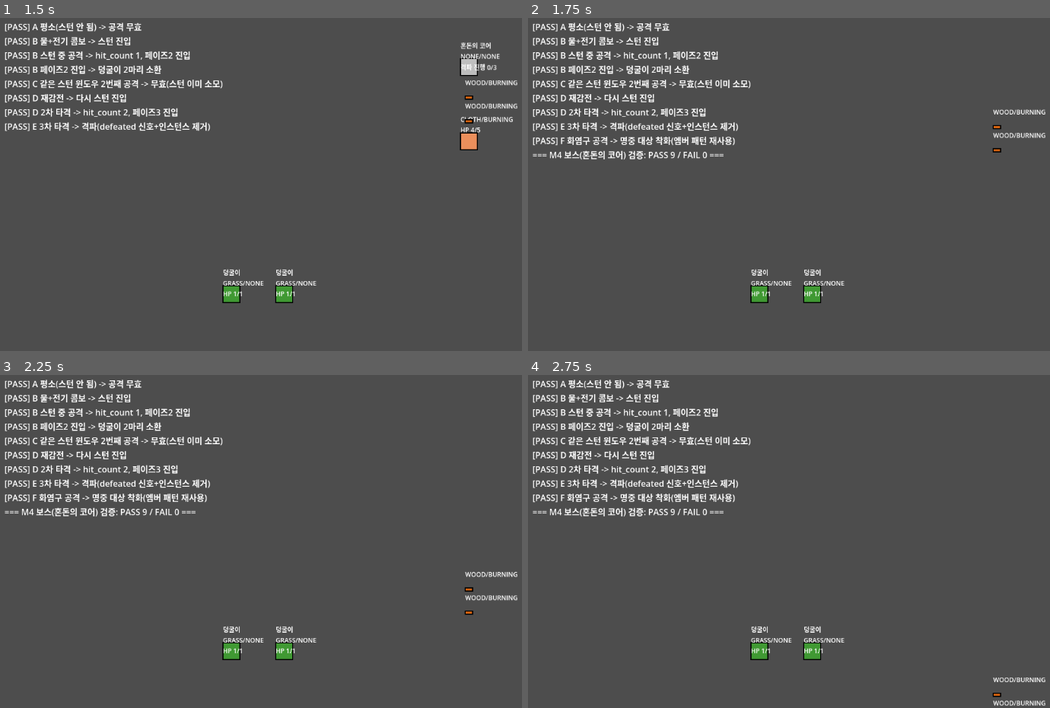
Above: before the commit, frames 1-4 (two rows, left to right).
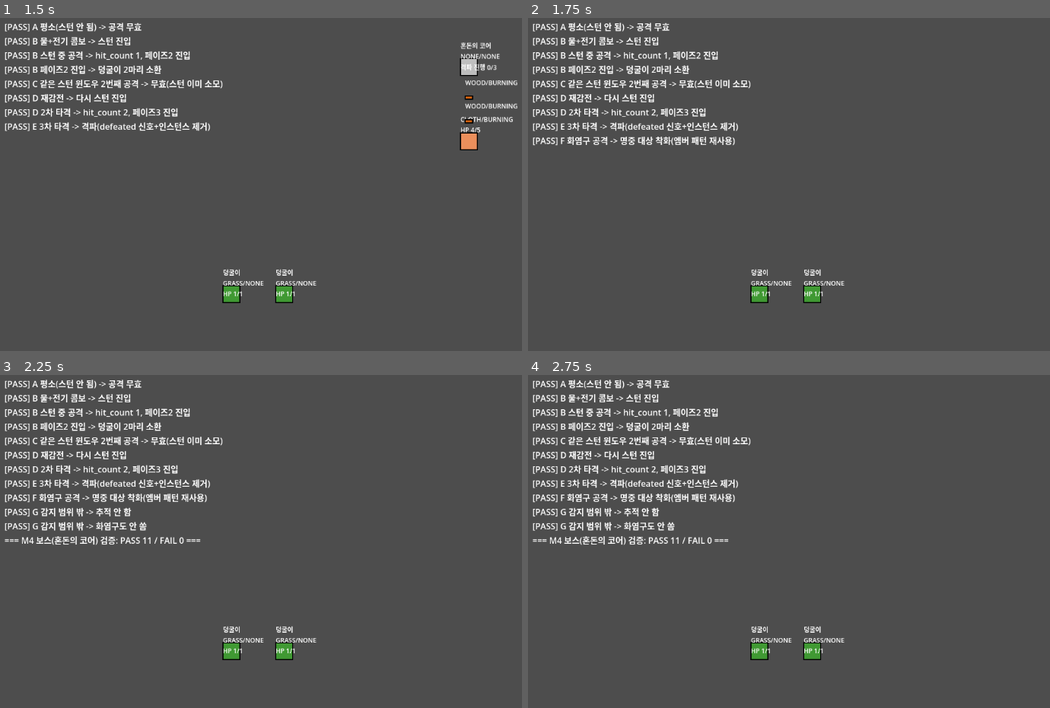
Above: after the commit, the same moments.

Repository: 50seok/ZeldaLike
Game: Godot game, scene res://scenes/m4_boss_test/m4_boss_test.tscn
Two runs of this game, one before a commit and one after it. Both use one fixed random seed, a clock stepped at 60 frames per second and the inputs below. This scene is started directly instead of the project's main scene.
Inputs:
- Up to frame 1 (1.5 s): tap Enter at 0.5, 0.6 s; hold Right (ui_right) 0.53-1.28 s; tap Space at 0.77 s; hold Down (ui_down) from 1.28 s (still down); tap Keypad Enter at 1.35 s
- Up to frame 2 (1.75 s): keep holding Down (ui_down); tap Space at 1.52 s
- Up to frame 3 (2.25 s): release Down (ui_down) at 2.03 s; hold Right (ui_right) from 2.03 s (still down); tap C at 2.1 s
- Up to frame 4 (2.75 s): keep holding Right (ui_right)

Frame 1 is identical in both runs. In frame 2, 0.6% of the frame differs, in the area x 0-100%, y 27-43%; in frame 3, 1.5%, in the area x 0-100%, y 39-72%; in frame 4, 1.5%.

Commit message:
fix: 보스가 감지 범위 없이 다른 방 플레이어까지 조준+사격하던 버그 수정
실측 지적("던전에서 다른 방에 있는데 보스 화염구에 맞음") - '방'은 실제
벽이 아니라 카메라 존일 뿐이라(§4.2), ChaosCore에 감지 범위가 없으면
플레이어가 몇 개 방 떨어져 있어도 계속 조준해서 화염구를 쏘고, 그 화염구는
문/벽을 그냥 관통해 날아가 결국 다른 방까지 도달했음.

detect_radius(650 - boss_test.tscn 아레나 대각선은 덮되 던전 방 하나 밖으로는
안 나가는 값) 추가, 범위 밖이면 추적도 사격도 안 함.

검증: m4_boss_test에 신규 케이스 2건(범위 밖 추적 안 함/사격 안 함) - 추가
하면서 기존 테스트의 정리 안 된 더미 플레이어/화염구가 다음 테스트에 새는
버그도 같이 발견해 수정. 전체 15개 스위트 139/139 회귀 유지.

Diff:
--- a/project/scenes/m4_boss_test/m4_boss_test.gd
+++ b/project/scenes/m4_boss_test/m4_boss_test.gd
@@ -43,6 +43,7 @@
 func _run_all_tests() -> void:
 	await _test_full_defeat_loop()
 	await _test_fireball_attack()
+	await _test_out_of_range_does_not_attack()
 
 
 ## 콤보 3회(물+전기 스턴 → 공격 1회) 전체 흐름을 하나로 이어서 확인 -
@@ -113,7 +114,10 @@
 	target.max_hearts = 5.0
 	target.global_position = Vector2(900, 250)
 	add_child(target)
-	add_child(_dummy_player_at(Vector2(900, 250)))
+	# 그룹 "player"에 계속 남아있으면 이후 테스트(G)의 보스가 이 더미를 먼저
+	# 찾아버려서 반드시 정리해야 한다(실측 확인 - G가 원인불명으로 계속 실패).
+	var dummy_player := _dummy_player_at(Vector2(900, 250))
+	add_child(dummy_player)
 	await get_tree().physics_frame
 	await get_tree().create_timer(0.6).timeout
 
@@ -121,16 +125,51 @@
 
 	boss.queue_free()
 	target.queue_free()
+	dummy_player.queue_free()
+	_clear_fireballs()  # 0.6초 내내 쐈으니 아직 아무것도 못 맞히고 날아다니는 화염구가 남을 수 있음
 	await get_tree().create_timer(0.1).timeout
 
 
 ## ChaosCore가 플레이어 방향을 조준하려면 그룹 "player"에 뭔가 있어야 한다 -
 ## 실제 Player 대신 위치만 맞춘 더미로 충분(화염구 조준 대상 역할만 필요).
+func _clear_fireballs() -> void:
+	for child in get_children():
+		if child is Arrow:
+			child.queue_free()
+
+
 func _dummy_player_at(pos: Vector2) -> Node2D:
 	var dummy := Node2D.new()
 	dummy.global_position = pos
 	dummy.add_to_group("player")
 	return dummy
+
+
+## 실측 지적("던전 다른 방에 있는데 보스 화염구에 맞음") 재발 방지 - "방"이
+## 실제 벽이 아니라 카메라 존일 뿐이라, 감지 범위 없이는 보스가 몇 개 방
+## 떨어진 플레이어도 계속 조준+사격했다. detect_radius 밖이면 추적도 사격도
+## 안 해야 한다.
+func _test_out_of_range_does_not_attack() -> void:
+	var boss := ChaosCore.new()
+	boss.global_position = Vector2(1300, 100)
+	boss.fireball_cooldown = 0.05
+	add_child(boss)
+
+	var far_player := _dummy_player_at(Vector2(1300 + boss.detect_radius + 200, 100))
+	add_child(far_player)
+	await get_tree().physics_frame
+	var pos_before := boss.global_position
+	await get_tree().create_timer(0.3).timeout
+
+	_check("G 감지 범위 밖 -> 추적 안 함", boss.global_position.is_equal_approx(pos_before))
+	# _fire_at()은 항상 get_parent().add_child(fireball)이라, 보스의 부모(=이 테스트
+	# 씬 자신)의 자식 목록에서 화염구(Arrow) 생성 여부를 직접 확인한다.
+	var fireballs := get_children().filter(func(n): return n is Arrow)
+	_check("G 감지 범위 밖 -> 화염구도 안 쏨", fireballs.is_empty())
+
+	boss.queue_free()
+	far_player.queue_free()
+	await get_tree().create_timer(0.1).timeout
 
 
 func _print_summary() -> void:
--- a/project/scripts/combat/chaos_core.gd
+++ b/project/scripts/combat/chaos_core.gd
@@ -18,6 +18,7 @@
 @export var fireball_damage: float = 0.5
 @export var stun_duration: float = 3.0
 @export var chase_distance: float = 60.0
+@export var detect_radius: float = 650.0  # boss_test.tscn 아레나 전체(대각선 약 636)를 덮되, 던전 방 하나(800x600) 밖까지는 안 나가는 값
 
 var phase: Phase = Phase.ONE
 var hit_count: int = 0
@@ -89,6 +90,12 @@
 		return
 
 	var to_player: Vector2 = _player.global_position - global_position
+	# "방"이 실제 벽이 아니라 카메라 존일 뿐이라(§4.2), 감지 범위가 없으면 플레이어가
+	# 몇 개 방 떨어져 있어도 계속 조준+사격해서 화염구가 문/벽을 그냥 관통해 다른
+	# 방까지 날아가 버렸다(실측 확인: 전기 스위치 방에 있는데 보스방 화염구에 맞음).
+	if to_player.length() > detect_radius:
+		return
+
 	var speed_mult := 1.5 if phase == Phase.THREE else 1.0
 	if to_player.length() > chase_distance:
 		position += to_player.normalized() * move_speed * speed_mult * delta
